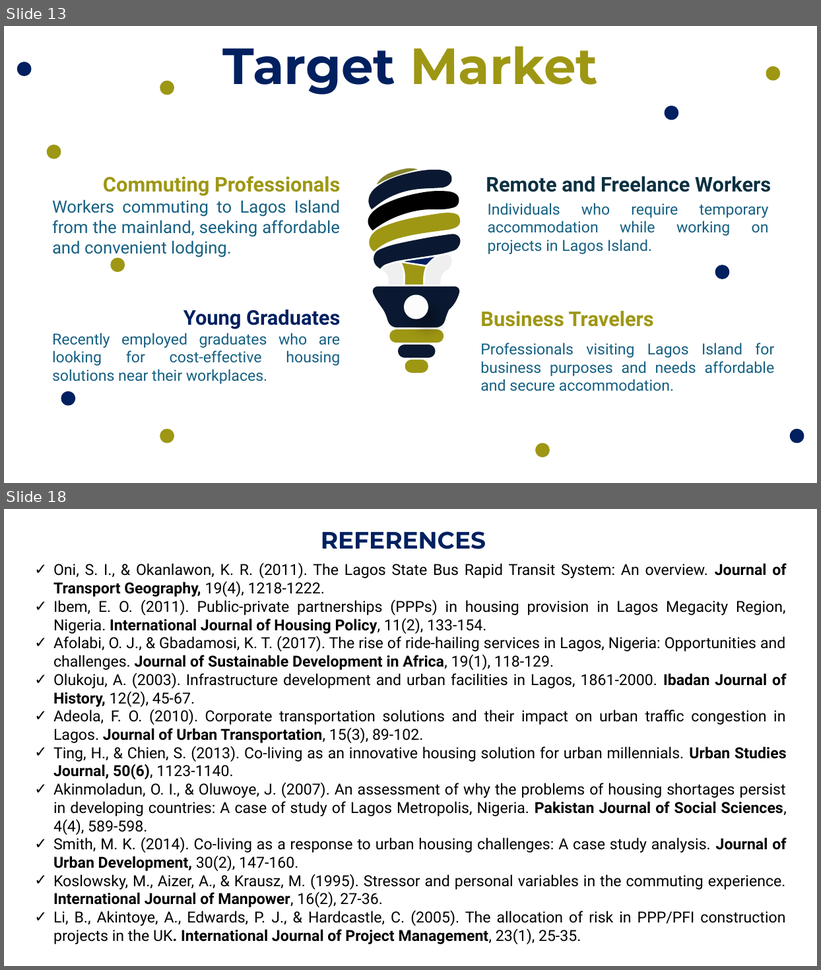
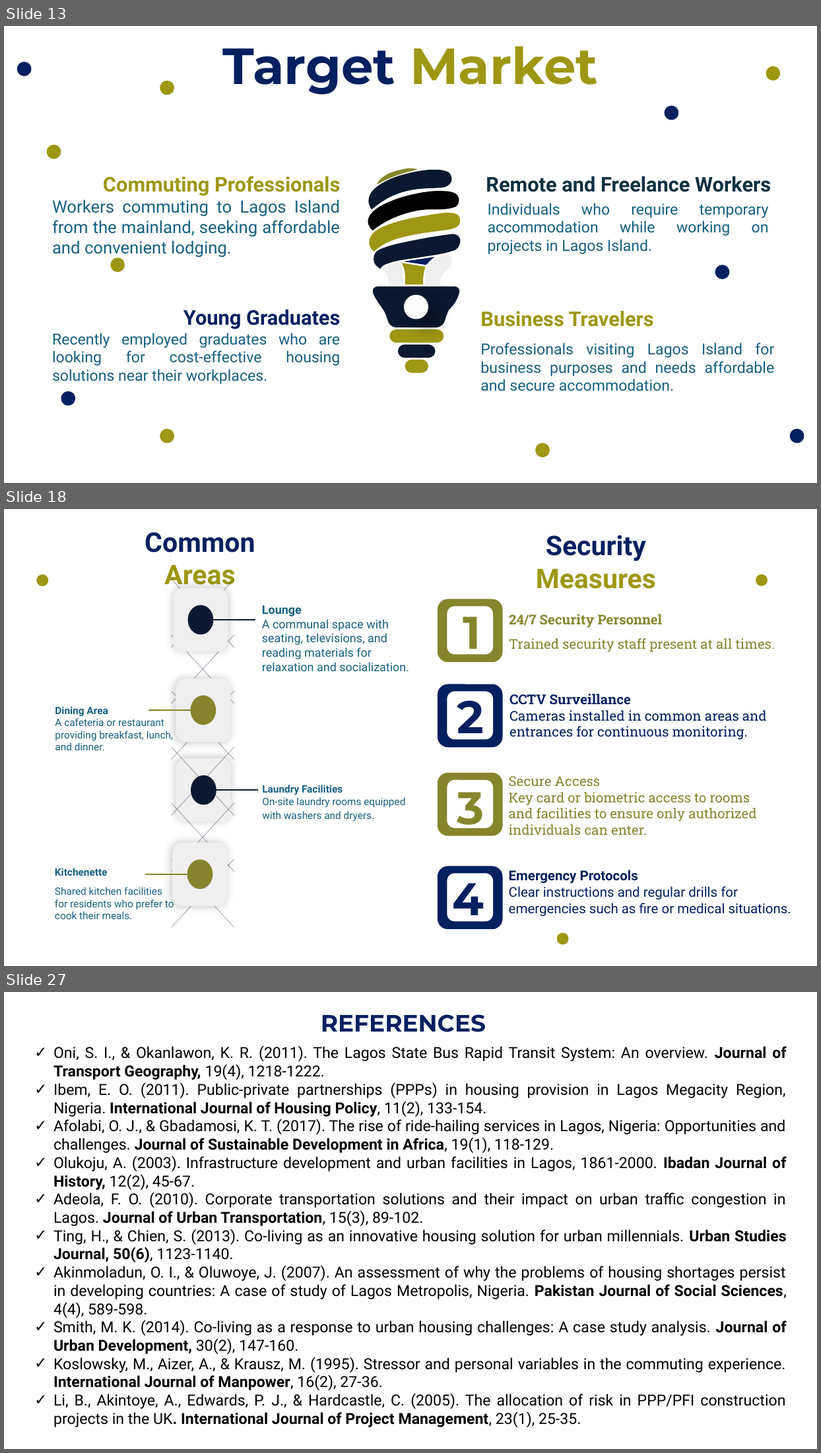
Before and after one commit to Gbekoilias/IslandRest-Hostel-Documentation, a slide deck: docs/Enhancing Hospitality IslandRest Hostel Operational Overview.pptx. Shown one above the other, each under a label of ours: slides 13 and 18 before the commit, slides 13, 18 and 27 after it; the slides between them are not shown. The pictures are 821x970 and 821x1453 pixels, drawn with LibreOffice and Linux fonts; fonts in the diff are those of the drawing. Boxes give left, top, right and bottom in pixels: in the first picture for what was removed or moved away, otherwise in the second. Text is boxed around its words. In the diff, an @@ line names an element or a change of style, - is before the commit and + after.

```diff
--- a/docs/Enhancing Hospitality IslandRest Hostel Operational Overview.pptx
+++ b/docs/Enhancing Hospitality IslandRest Hostel Operational Overview.pptx
@@ slide 18 added at box(4, 509, 817, 966), background #FFFFFF @@
@@ text added at box(145, 532, 255, 590), 32 pt, text #002060, bold @@
+Common Areas
@@ text added at box(536, 535, 656, 589), 32 pt, text #002060, bold @@
+Security Measures
@@ freeform shape added at box(36, 574, 49, 587), fill #9E9714 @@
@@ freeform shape added at box(756, 574, 768, 586), fill #9E9714 @@
@@ rounded rectangle added at box(438, 599, 503, 663), fill #85852D @@
@@ rounded rectangle added at box(448, 606, 493, 654), fill #FFFFFF @@
@@ text added at box(463, 605, 481, 660), 54 pt, text #85852D, bold @@
+1
@@ text added at box(509, 614, 772, 652), 16 pt, text #85852D @@
+24/7 Security Personnel
+Trained security staff present at all times.
@@ rounded rectangle added at box(438, 684, 503, 747), fill #002060 @@
@@ rounded rectangle added at box(448, 691, 493, 739), fill #FFFFFF @@
@@ text added at box(457, 689, 484, 744), 54 pt, text #002060, bold @@
+2
@@ text added at box(510, 694, 767, 740), 16 pt, text #002060 @@
+CCTV Surveillance
+Cameras installed in common areas and entrances for continuous monitoring.
@@ rounded rectangle added at box(438, 773, 503, 836), fill #85852D @@
@@ rounded rectangle added at box(448, 780, 493, 828), fill #FFFFFF @@
@@ text added at box(457, 780, 484, 835), 54 pt, text #85852D, bold @@
+3
@@ text added at box(509, 776, 756, 835), 16 pt, text #85852D @@
+Secure Access
+Key card or biometric access to rooms and facilities to ensure only authorized individuals can enter.
@@ group added at box(55, 579, 409, 927): 24 freeform shapes, 4 texts @@
+Lounge
+A communal space with seating, televisions, and reading materials for relaxation and socialization.
+Dining Area
+A cafeteria or restaurant providing breakfast, lunch, and dinner.
+Laundry Facilities
+On-site laundry rooms equipped with washers and dryers.
+Kitchenette
+Shared kitchen facilities for residents who prefer to cook their meals.
@@ rounded rectangle added at box(438, 867, 503, 930), fill #002060 @@
@@ rounded rectangle added at box(448, 874, 493, 922), fill #FFFFFF @@
@@ text added at box(452, 871, 484, 926), 54 pt, text #002060, bold @@
+4
@@ text added at box(509, 870, 791, 917), 16 pt, text #002060 @@
+Emergency Protocols
+Clear instructions and regular drills for emergencies such as fire or medical situations.
@@ freeform shape added at box(556, 933, 570, 946), fill #9E9714 @@
@@ what was slide 18 is now slide 27 @@
```
Also in this commit, not shown: 3 slides changed, 9 other slides added, 1 slide removed, 5 other files.
